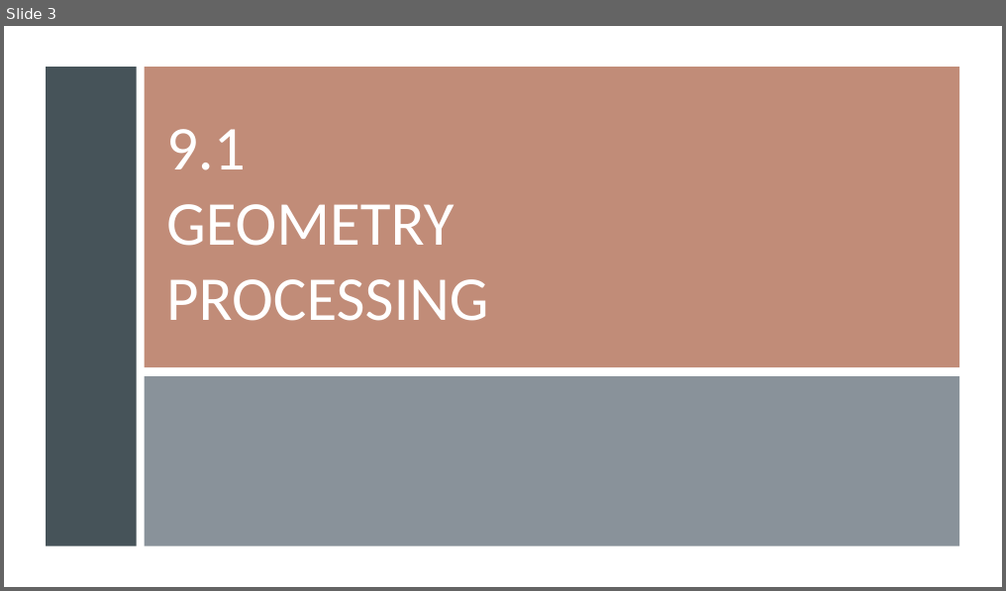
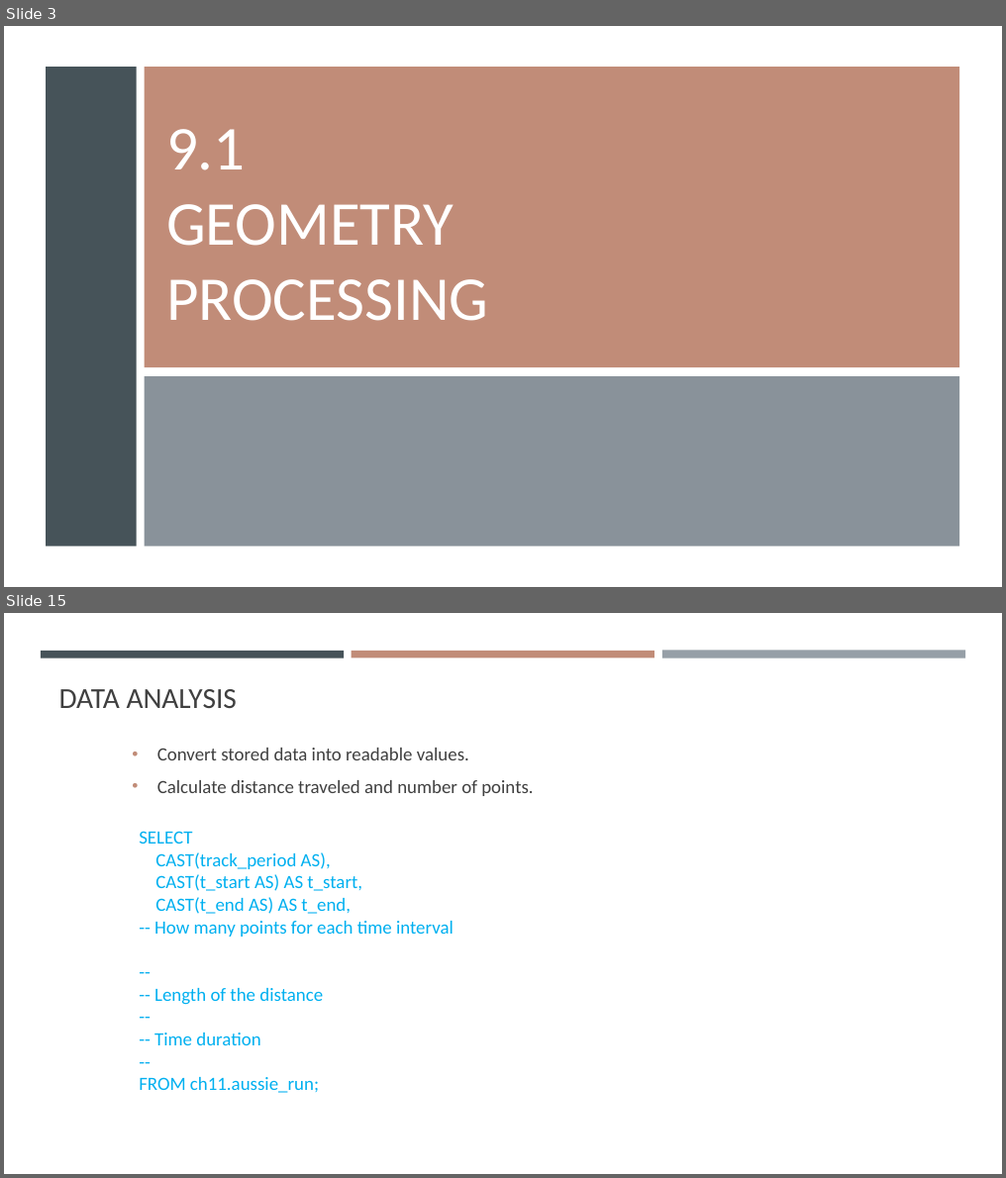
Before and after one commit to gisynw/ssj-376, a slide deck: docs/Lectures/Week09/Week09_GeometryProcessing_part2.pptx. Shown one above the other, each under a label of ours: slide 3 before the commit, slides 3 and 15 after it; the slides between them are not shown. The pictures are 1006x591 and 1006x1178 pixels, drawn with LibreOffice and Linux fonts; fonts in the diff are those of the drawing. Boxes give left, top, right and bottom in pixels: in the first picture for what was removed or moved away, otherwise in the second. Text is boxed around its words. In the diff, an @@ line names an element or a change of style, - is before the commit and + after.

```diff
--- a/docs/Lectures/Week09/Week09_GeometryProcessing_part2.pptx
+++ b/docs/Lectures/Week09/Week09_GeometryProcessing_part2.pptx
@@ slide 15 added at [4, 613, 1002, 1174], background #FFFFFF @@
@@ rectangle added at [41, 651, 344, 658], fill #465359 @@
@@ rectangle added at [351, 651, 654, 658], fill #C18C78 @@
@@ rectangle added at [662, 651, 965, 659], fill #969FA7 @@
@@ title added at [59, 689, 237, 708], 28 pt, text #404040 @@
+DATA ANALYSIS
@@ text added at [157, 748, 533, 796], 18 pt, text #404040 @@
+• Convert stored data into readable values.
+• Calculate distance traveled and number of points.
@@ text added at [139, 831, 453, 1093], 18 pt, text #00B0F0 @@
+SELECT
+CAST(track_period AS),
+CAST(t_start AS) AS t_start,
+CAST(t_end AS) AS t_end,
+-- How many points for each time interval
+--
+-- Length of the distance
+--
+-- Time duration
+--
+FROM ch11.aussie_run;
```
Also in this commit, not shown: 12 other slides added, 2 other files.
